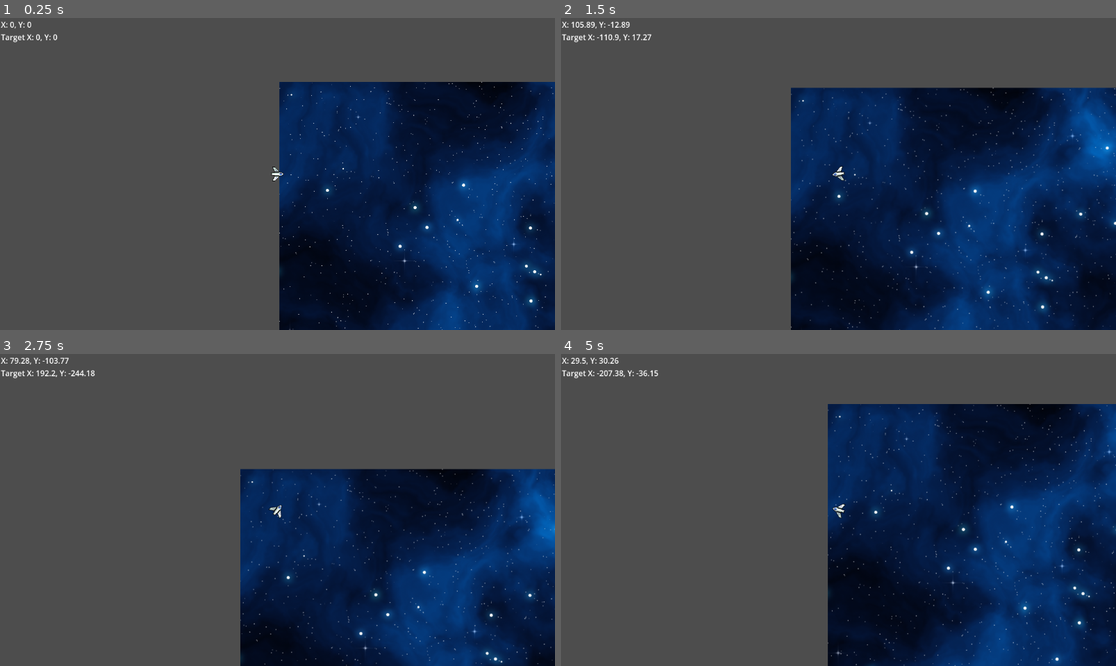
Above: before the commit, frames 1-4 (two rows, left to right).
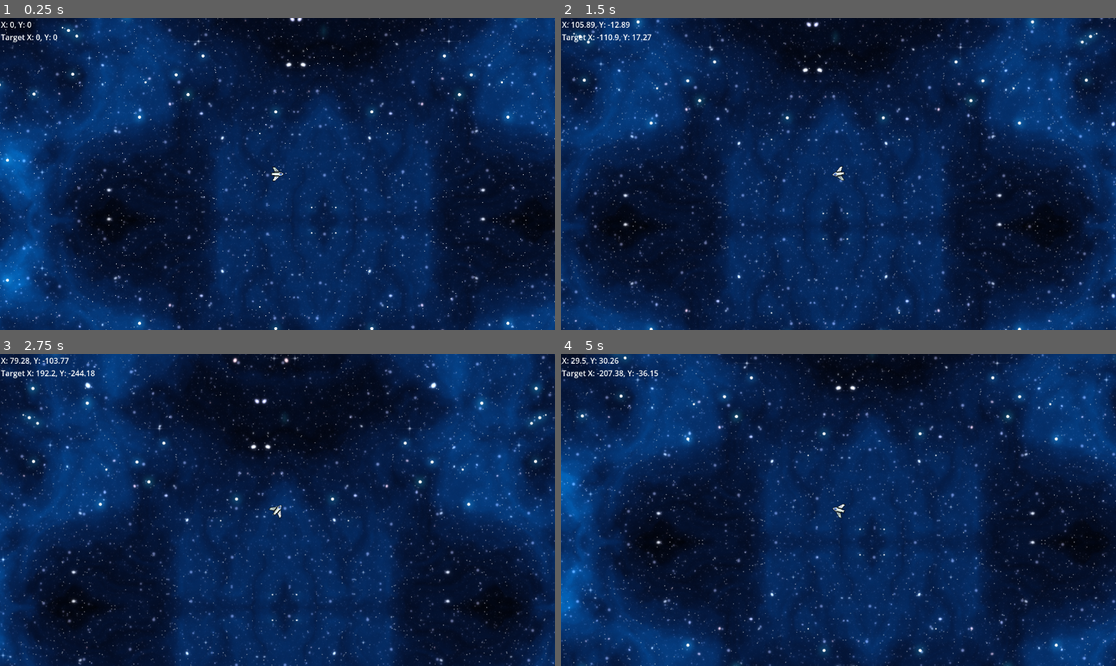
Above: after the commit, the same moments.

Repository: Mopcho/nebulariders-server
Game: Godot game, scene res://main_scene.tscn
Two runs of this game, one before a commit and one after it. Both use one fixed random seed, a clock stepped at 60 frames per second and the inputs below.
Inputs (mouse positions are in pixels of both pictures, inside the frame that each line leads up to):
- Up to frame 1 (0.25 s): no input
- Up to frame 2 (1.5 s): tap Enter at 0.5 s; move the mouse to (960, 158) at 0.52 s; press the mouse at (960, 158) at 0.53 s; move the mouse to (727, 189) at 1.27 s; release the mouse at (727, 189) at 1.28 s; click (727, 189) at 1.35 s
- Up to frame 3 (2.75 s): move the mouse to (333, 441) at 2.02 s; press the mouse at (333, 441) at 2.03 s
- Up to frame 4 (5 s): move the mouse to (810, 572) at 2.77 s; release the mouse at (810, 572) at 2.78 s; click (810, 572) at 2.85 s; move the mouse to (1005, 556) at 3.52 s; press the mouse at (1005, 556) at 3.53 s; move the mouse to (672, 463) at 4.27 s; release the mouse at (672, 463) at 4.28 s; click (672, 463) at 4.35 s

The runs differ from the first frame. In frame 1, 86% of the frame differs, in the area x 0-100%, y 0-100%; in frame 2, 84%; in frame 3, 86%; in frame 4, 85%.

Commit message:
implement smoother movement and rotation

Diff:
--- a/client/world/Entities.gd
+++ b/client/world/Entities.gd
@@ -1,6 +1,4 @@
 extends Node2D
-
-const PLAYER_ID = "b6023e05-5aec-40b8-9500-9d6f3b949d7c";
 
 var OtherPlayer = preload("res://world/OtherPlayer.tscn")
 
@@ -8,15 +6,18 @@
 
 func _on_world_websocket_packet(packed: PackedByteArray):
 	var message = JSON.parse_string(packed.get_string_from_utf8())
-	var players = message["players"]
+	var players = message["data"]["players"]
 
 	for playerId in players:
-		if (playerId == PLAYER_ID):
-			continue
 		if !ENTITIES.has(playerId):
+			print(message)
+			var playerData = players[playerId];
 			var otherPlayerInstance = OtherPlayer.instantiate()
-			ENTITIES[playerId] = otherPlayerInstance
+			otherPlayerInstance.setup(playerData["username"])
+			ENTITIES[playerId] = { "instance": otherPlayerInstance, "data": playerData }
 			add_child(otherPlayerInstance)
 		var server_player = players[playerId]
 		var local_player = ENTITIES[playerId]
-		local_player.position = Vector2(server_player["x"], server_player["y"])
+		var next_position = Vector2(server_player["x"], server_player["y"])
+
+		local_player.instance.move_to_position(next_position)
--- /dev/null
+++ b/client/world/OtherPlayer.gd
@@ -0,0 +1,13 @@
+extends CharacterBody2D
+
+var server_position: Vector2
+
+func setup(username: String):
+	$Label.text = username
+
+func _physics_process(delta):
+	self.position = self.position.lerp(server_position, delta * 4.0)
+
+func move_to_position(new_position: Vector2):
+	server_position = new_position
+	$SpriteWrapper.look_at(new_position)
--- a/client/world/OtherPlayer.tscn
+++ b/client/world/OtherPlayer.tscn
@@ -1,8 +1,20 @@
-[gd_scene load_steps=2 format=3 uid="uid://bc2wukoipfpiw"]
+[gd_scene load_steps=3 format=3 uid="uid://bc2wukoipfpiw"]
 
+[ext_resource type="Script" path="res://world/OtherPlayer.gd" id="1_d0nml"]
 [ext_resource type="Texture2D" uid="uid://bbkyf22tq5bdc" path="res://assets/ship/Main Ship - Base - Full health.png" id="1_tmbvg"]
 
-[node name="OtherPlayer" type="Node2D"]
+[node name="OtherPlayer" type="CharacterBody2D"]
+script = ExtResource("1_d0nml")
 
-[node name="Sprite2D" type="Sprite2D" parent="."]
+[node name="Label" type="Label" parent="."]
+offset_left = -22.0
+offset_top = -40.0
+offset_right = 18.0
+offset_bottom = -17.0
+text = "gay"
+
+[node name="SpriteWrapper" type="Node2D" parent="."]
+
+[node name="Sprite2D" type="Sprite2D" parent="SpriteWrapper"]
+rotation = 1.5708
 texture = ExtResource("1_tmbvg")
--- /dev/null
+++ b/client/world/parallax_background.gd
@@ -0,0 +1,11 @@
+@tool
+extends ParallaxBackground
+
+@export var boundary: int:
+	set(new_boundary):
+		boundary = new_boundary
+		print('gay')
+
+func _process(delta):
+	$ParallaxLayer/Sprite1.region_rect.size = Vector2(boundary,boundary)
+	$ParallaxLayer2/Sprite2.region_rect.size = Vector2(boundary,boundary)
--- a/client/world/world.tscn
+++ b/client/world/world.tscn
@@ -6,8 +6,14 @@
 [ext_resource type="Script" path="res://world/report_position_to_ws.gd" id="3_4yxnr"]
 [ext_resource type="Texture2D" uid="uid://cyy5rdst2047v" path="res://assets/bg/Blue_Nebula_08-1024x1024.png" id="3_v0m4a"]
 [ext_resource type="Script" path="res://world/Entities.gd" id="6_8l18c"]
+[ext_resource type="Script" path="res://world/parallax_background.gd" id="7_mxh0a"]
+[ext_resource type="Texture2D" uid="uid://dxksrga7vebpc" path="res://assets/bg/Starfield_03-1024x1024.png" id="7_phu3u"]
 
 [sub_resource type="CircleShape2D" id="CircleShape2D_npncn"]
+
+[sub_resource type="CanvasItemMaterial" id="CanvasItemMaterial_yayvx"]
+blend_mode = 1
+light_mode = 1
 
 [node name="Node2D" type="Node2D"]
 script = ExtResource("1_5swk5")
@@ -37,13 +43,28 @@
 script = ExtResource("3_4yxnr")
 metadata/PlayerNodePath = NodePath("..")
 
-[node name="BlueNebula08-1024x1024" type="Sprite2D" parent="."]
-z_index = -1
-position = Vector2(516, 321)
-texture = ExtResource("3_v0m4a")
-
 [node name="Entities" type="Node2D" parent="."]
 script = ExtResource("6_8l18c")
 
+[node name="ParallaxBackground" type="ParallaxBackground" parent="."]
+script = ExtResource("7_mxh0a")
+boundary = 8000
+
+[node name="ParallaxLayer" type="ParallaxLayer" parent="ParallaxBackground"]
+
+[node name="Sprite1" type="Sprite2D" parent="ParallaxBackground/ParallaxLayer"]
+texture_repeat = 3
+texture = ExtResource("3_v0m4a")
+region_enabled = true
+
+[node name="ParallaxLayer2" type="ParallaxLayer" parent="ParallaxBackground"]
+motion_scale = Vector2(0.9, 0.9)
+
+[node name="Sprite2" type="Sprite2D" parent="ParallaxBackground/ParallaxLayer2"]
+texture_repeat = 3
+material = SubResource("CanvasItemMaterial_yayvx")
+texture = ExtResource("7_phu3u")
+region_enabled = true
+
 [connection signal="websocket_open" from="." to="Player/ReportPositionToWS" method="_on_world_websocket_open"]
 [connection signal="websocket_packet" from="." to="Entities" method="_on_world_websocket_packet"]
Not shown: 1 places in client/world/world.tscn that only renumber resources
